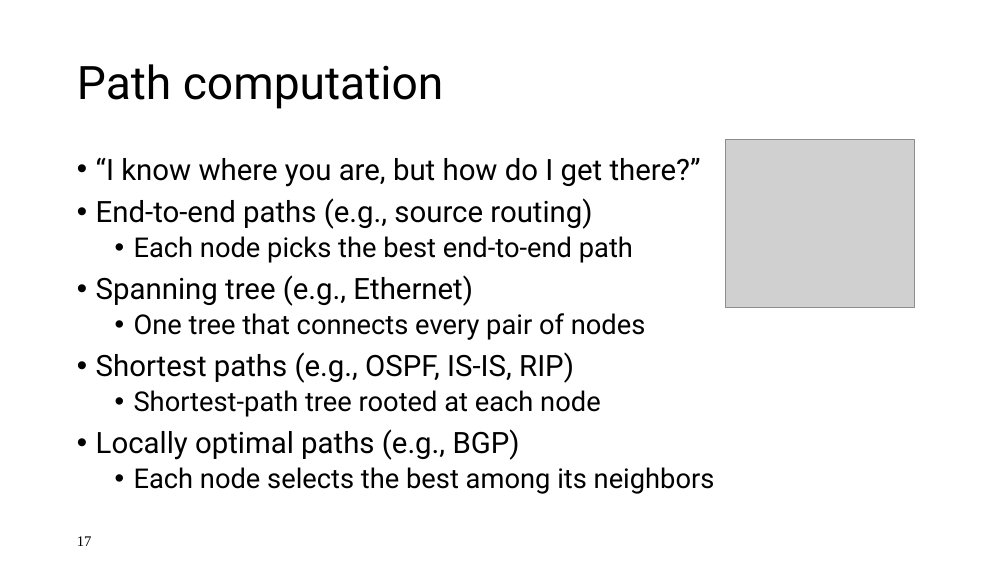
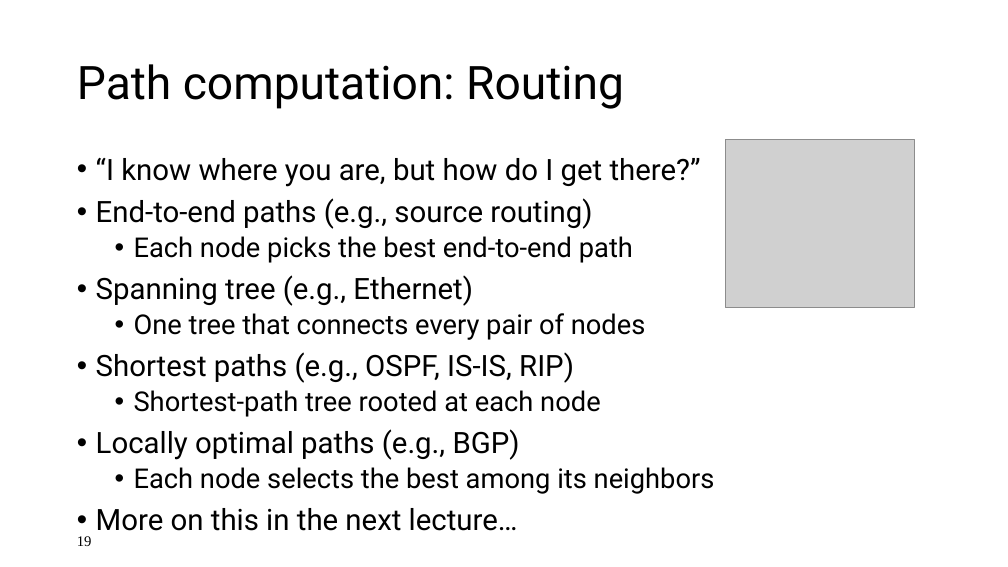
Before and after one commit to ngsrinivas/coursegen, a slide deck: slide 19 of ex/552-F19/lectures/02-architecture.pptx (slide 17 before the commit). Drawn at 1008x567 pixels with LibreOffice and Linux fonts; fonts in the diff are those of the drawing; grey boxes stand for pictures. Boxes give left, top, right and bottom in pixels: in the first picture for what was removed or moved away, otherwise in the second. Text is boxed around its words. In the diff, an @@ line names an element or a change of style, - is before the commit and + after.

```diff
--- a/ex/552-F19/lectures/02-architecture.pptx
+++ b/ex/552-F19/lectures/02-architecture.pptx
@@ title at <box>77,64,624,109</box>: text changed @@
-Path computation
+Path computation: Routing
@@ text at <box>96,508,518,531</box>: paragraph added @@
+• More on this in the next lecture…
@@ page number at <box>77,536,92,546</box>: text changed @@
-17
+19
```
Also in this commit, not shown: 16 other slides changed, 9 slides added, 18 slides removed, 4 other files.
